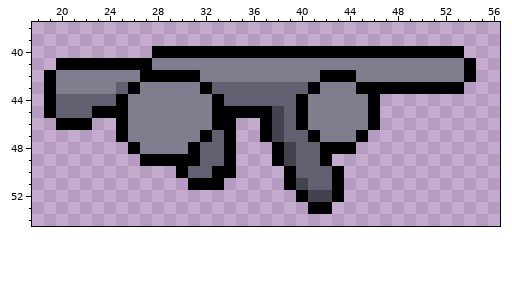
Pixel-art sprite, stored at Assets/Sprites/Guns/New_Rifle.png. Above: the version before the commit.
The file is 64x64 pixels. Shown: x 18..56, y 38..54.
After:
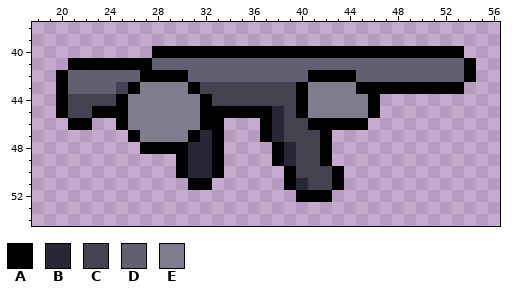
Palette (. is transparent): A #000000  B #272736  C #43434f  D #606070  E #7e7e8f
Difference:
@@ x 18..56 @@
 40 ..........AAAAAAAAAAAAAAAAAAAAAAAAAA...
-41 ..AAAAAAAAEEEEEEEEEEEEEEEEEEEEEEEEEEA..
-42 .AEEEEEEEAAAAAEEEEEEEEEEAAAEEEEEEEEEA..
-43 .AEEEEEDAEEEEEADDDDDDDDAEEEAAAAAAAAA...
-44 .ADDDDDAEEEEEEEADDDDDDAEEEEEA..........
-45 .ADDDAAAEEEEEEEAAAAACDAEEEEEA..........
-46 ..AAA..AEEEEEEEAA..ACDAEEEEEA..........
-47 .......AEEEEEEADA..ACDDAEEEA...........
-48 ........AEEEEADDA...ACDDAAA............
-49 .........AAAAADDA...ACDDA..............
-50 ............ADDAA....ADDDA.............
-51 .............AAA.....ACDDA.............
-52 ......................ACCA.............
-53 .......................AA..............
+41 ...AAAAAAADDDDDDDDDDDDDDDDDDDDDDDDDDA..
+42 ..ADDDDDDAAAADDDDDDDDDDAAAADDDDDDDDDA..
+43 ..ADDDDCAEEEEACCCCCCCCAEEEEAAAAAAAAA...
+44 ..ACCCCAEEEEEEACCCCCCCAEEEEEA..........
+45 ..ACCAAAEEEEEEAAAAAABCAEEEEEA..........
+46 ...AA..AEEEEEEAA...ABCCAAAAA...........
+47 ........AEEEEABA...ABCCCA..............
+48 .........AAAABBA....ABCCA..............
+49 ............ABBA....ABCCA..............
+50 ............ABBA.....ACCCA.............
+51 .............AA......ABCCA.............
+52 ......................AAA..............
+53 .......................................
 54 .......................................
Changed places in both pictures, as pixel boxes (x1, y1, x2, y2):
changed: (44, 58, 464, 214)
